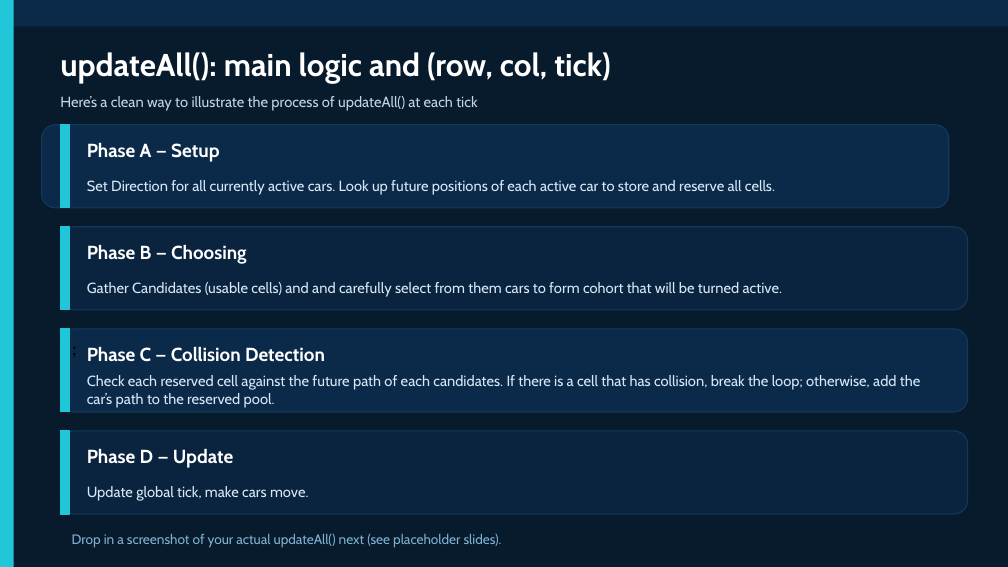
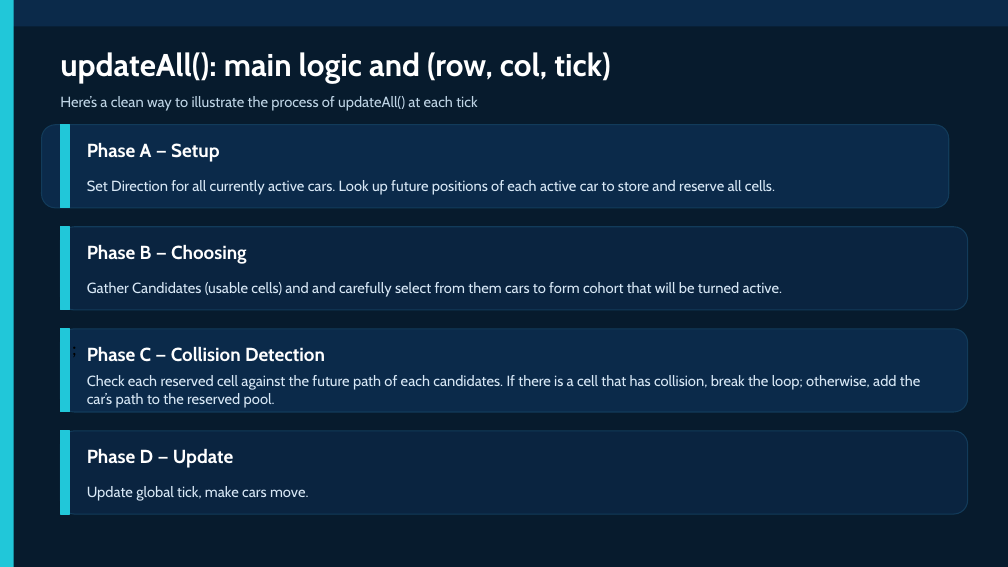
Before and after one commit to Starlordpd233/code, a slide deck: slide 4 of 1.4_car_project/ppt.pptx. Drawn at 1008x567 pixels with LibreOffice and Linux fonts; fonts in the diff are those of the drawing. Boxes give left, top, right and bottom in pixels: in the first picture for what was removed or moved away, otherwise in the second. Text is boxed around its words. In the diff, an @@ line names an element or a change of style, - is before the commit and + after.

```diff
--- a/1.4_car_project/ppt.pptx
+++ b/1.4_car_project/ppt.pptx
@@ text removed at <box>72,534,502,548</box> @@
-Drop in a screenshot of your actual updateAll() next (see placeholder slides).
```
Also in this commit, not shown: 4 other slides changed, 2 slides removed, 3 other files.
